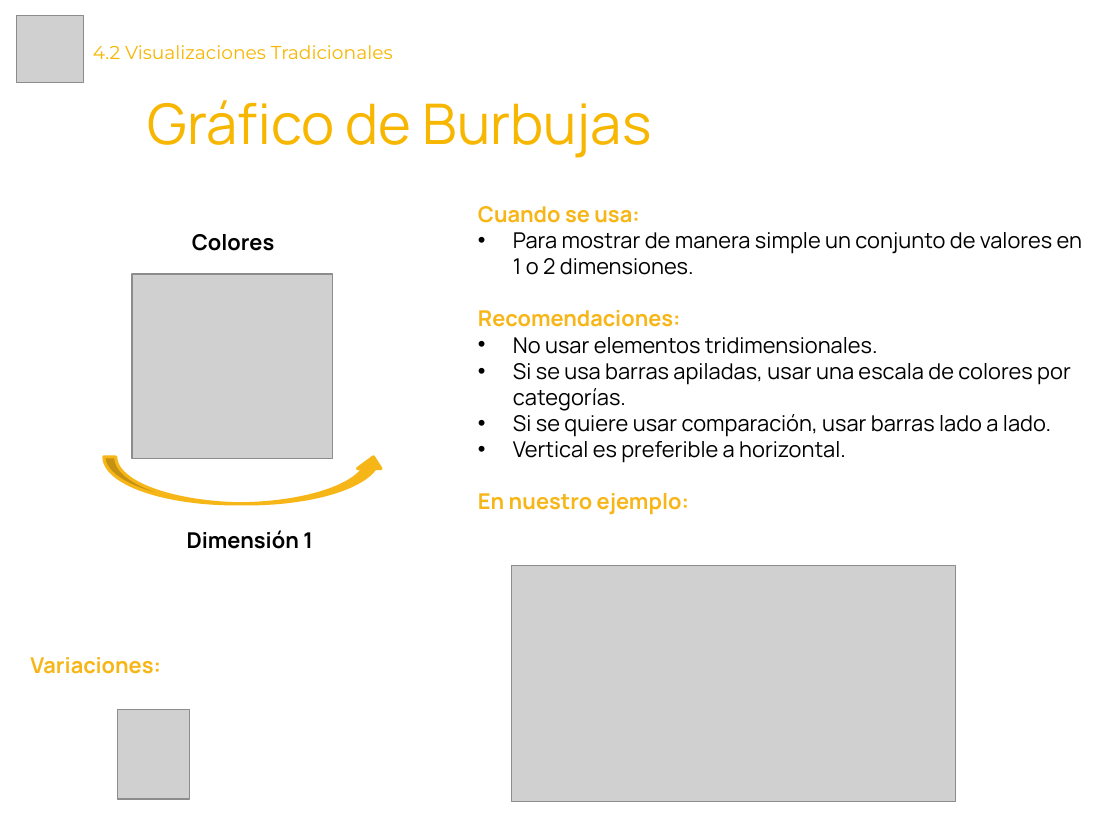
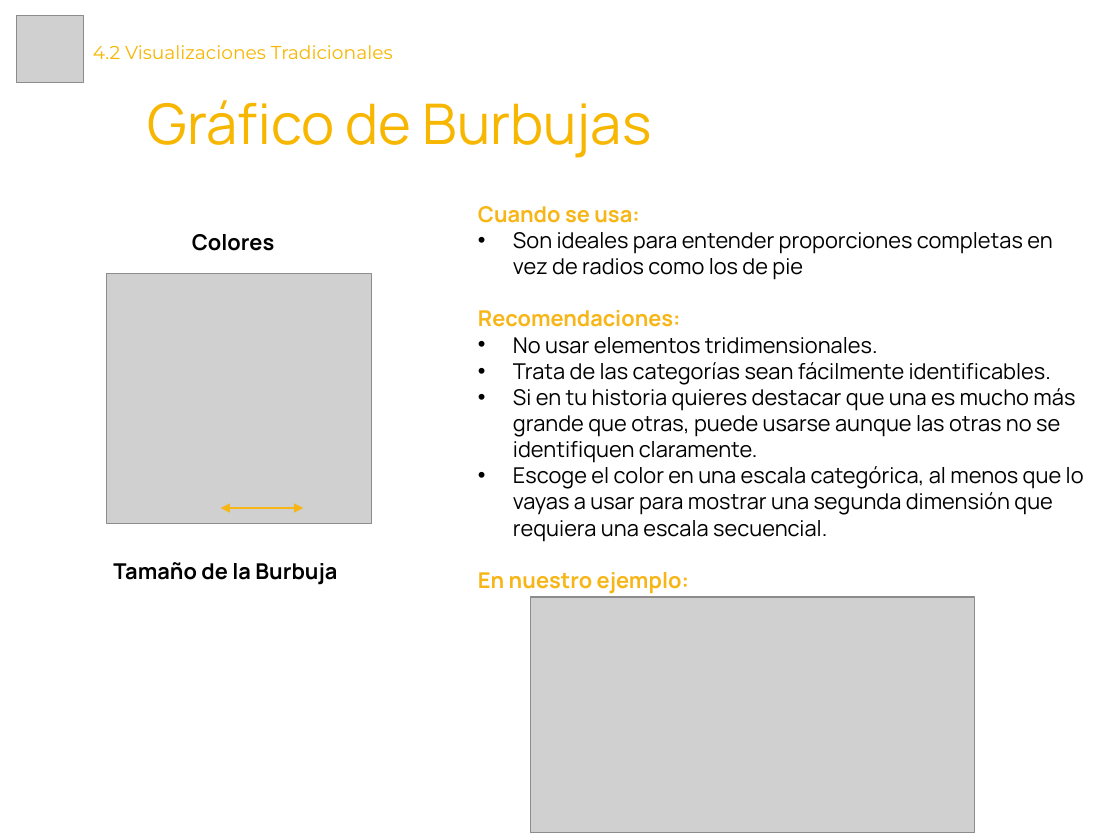
Before and after one commit to Laboratoria/curriculum, a slide deck: slide 4 of 18-data-visualization/Contenido Semana 2/4.2. Presentación - Visualizaciones Tradicionales.pptx. Drawn at 1120x840 pixels with LibreOffice and Linux fonts; fonts in the diff are those of the drawing; grey boxes stand for pictures. Boxes give left, top, right and bottom in pixels: in the first picture for what was removed or moved away, otherwise in the second. Text is boxed around its words. In the diff, an @@ line names an element or a change of style, - is before the commit and + after.

```diff
--- a/18-data-visualization/Contenido Semana 2/4.2. Presentación - Visualizaciones Tradicionales.pptx
+++ b/18-data-visualization/Contenido Semana 2/4.2. Presentación - Visualizaciones Tradicionales.pptx
@@ text at [513, 232, 1052, 280]: text changed @@
-• Para mostrar de manera simple un conjunto de valores en 1 o 2 dimensiones.
+• Son ideales para entender proporciones completas en vez de radios como los de pie
@@ picture: place and size @@
-picture at [132, 274, 333, 459]
+picture at [106, 274, 372, 524]
@@ text at [513, 362, 1084, 542]: text changed @@
-• Si se usa barras apiladas, usar una escala de colores por categorías.
-• Si se quiere usar comparación, usar barras lado a lado.
-• Vertical es preferible a horizontal.
+• Trata de las categorías sean fácilmente identificables.
+• Si en tu historia quieres destacar que una es mucho más grande que otras, puede usarse aunque las otras no se identifiquen claramente.
+• Escoge el color en una escala categórica, al menos que lo vayas a usar para mostrar una segunda dimensión que requiera una escala secuencial.
@@ curved up arrow removed at [104, 457, 385, 504] @@
@@ double arrow added from (221, 508) to (304, 508), #F7B617 0.75 pt @@
@@ text at [113, 562, 337, 585]: text changed @@
-Dimensión 1
+Tamaño de la Burbuja
@@ picture: place and size @@
-picture at [512, 566, 955, 801]
+picture at [531, 597, 974, 832]
@@ text removed at [30, 657, 161, 674] @@
-Variaciones:
@@ picture removed at [118, 709, 189, 799] @@
```
Also in this commit, not shown: 1 other slide changed, 1 slide added, 3 slides removed, 13 other files.
